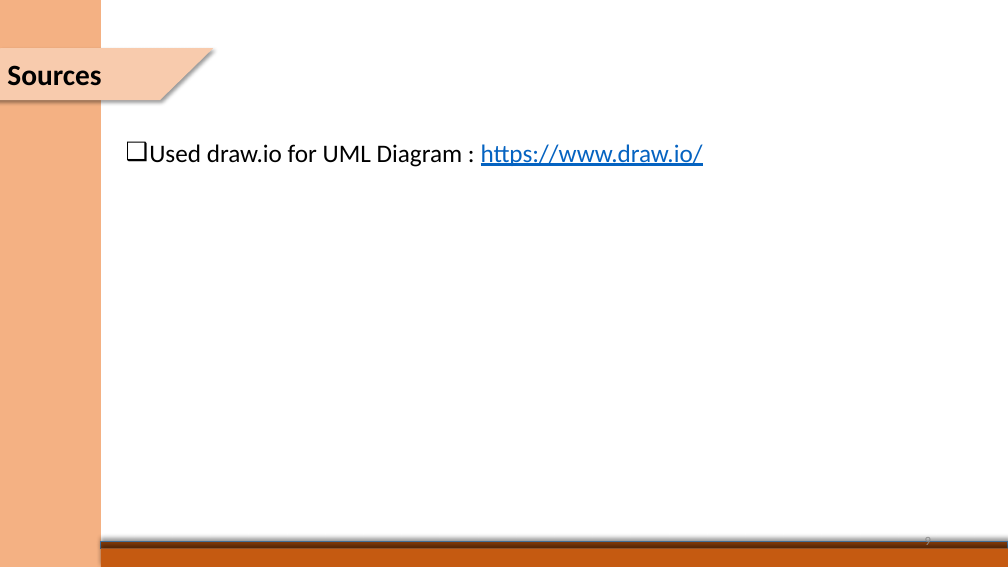
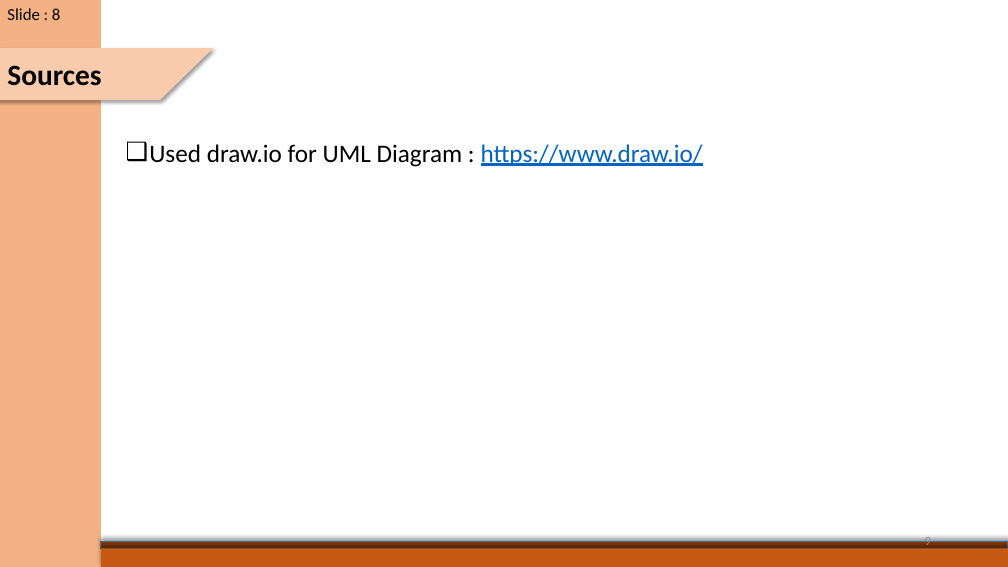
Before and after one commit to SaadDroid/AntiPlagiarism, a slide deck: slide 9 of MidPresentation1122.pptx. Drawn at 1008x567 pixels with LibreOffice and Linux fonts; fonts in the diff are those of the drawing. Boxes give left, top, right and bottom in pixels: in the first picture for what was removed or moved away, otherwise in the second. Text is boxed around its words. In the diff, an @@ line names an element or a change of style, - is before the commit and + after.

```diff
--- a/MidPresentation1122.pptx
+++ b/MidPresentation1122.pptx
@@ text added at (7, 8, 60, 20), 16 pt, text #000000 @@
+Slide : 8
```
Also in this commit, not shown: 6 other slides changed.
